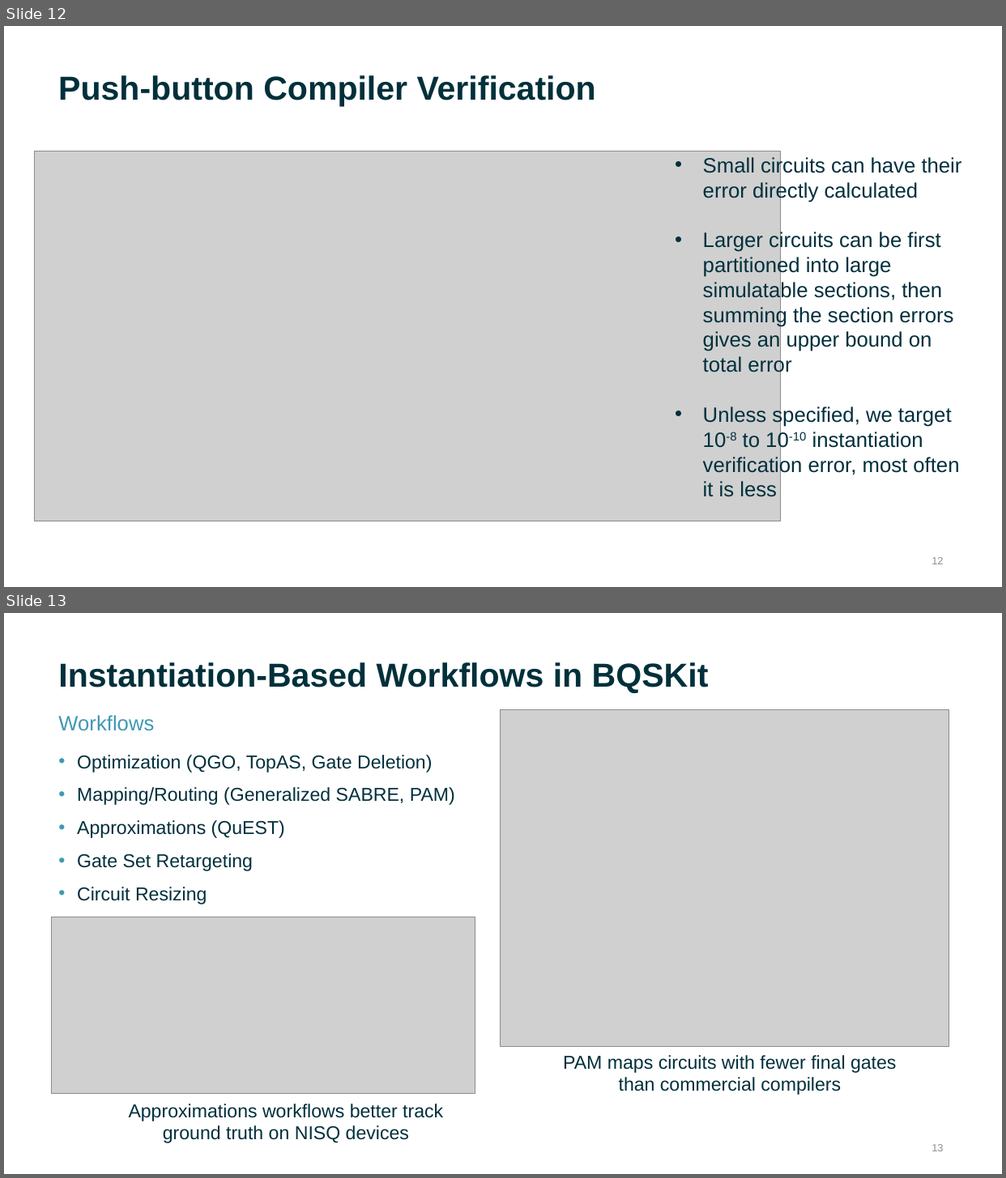
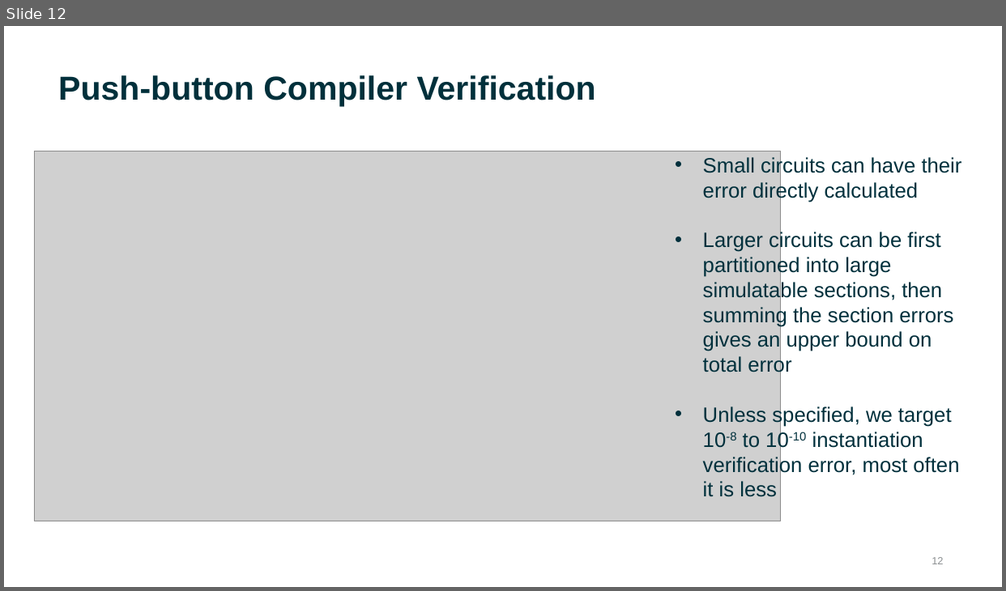
Before and after one commit to BQSKit/bqskit-tutorial, a slide deck: 1_introduction_slides.pptx. Shown one above the other, each under a label of ours: slides 12 and 13 before the commit, slide 12 after it. The pictures are 1006x1178 and 1006x591 pixels, drawn with LibreOffice and Linux fonts; fonts in the diff are those of the drawing; grey boxes stand for pictures; background and template pictures are left out. Boxes give left, top, right and bottom in pixels: in the first picture for what was removed or moved away, otherwise in the second. Text is boxed around its words. In the diff, an @@ line names an element or a change of style, - is before the commit and + after.

```diff
--- a/1_introduction_slides.pptx
+++ b/1_introduction_slides.pptx
@@ slide 13 removed at <box>4,613,1002,1174</box>, background #FFFFFF @@
@@ title removed at <box>58,662,709,693</box> @@
-Instantiation-Based Workflows in BQSKit
@@ picture removed at <box>501,709,949,1046</box> @@
@@ text removed at <box>58,715,154,731</box> @@
-Workflows
@@ text removed at <box>77,755,455,905</box> @@
-• Optimization (QGO, TopAS, Gate Deletion)
-• Mapping/Routing (Generalized SABRE, PAM)
-• Approximations (QuEST)
-• Gate Set Retargeting
-• Circuit Resizing
@@ picture removed at <box>51,917,475,1093</box> @@
@@ text removed at <box>563,1055,896,1095</box> @@
-PAM maps circuits with fewer final gates than commercial compilers
@@ text removed at <box>129,1104,443,1144</box> @@
-Approximations workflows better track ground truth on NISQ devices
@@ page number removed at <box>931,1144,943,1152</box> @@
-13
```
Also in this commit, not shown: 5 slides changed, 1 slide added, 7 other slides removed.
